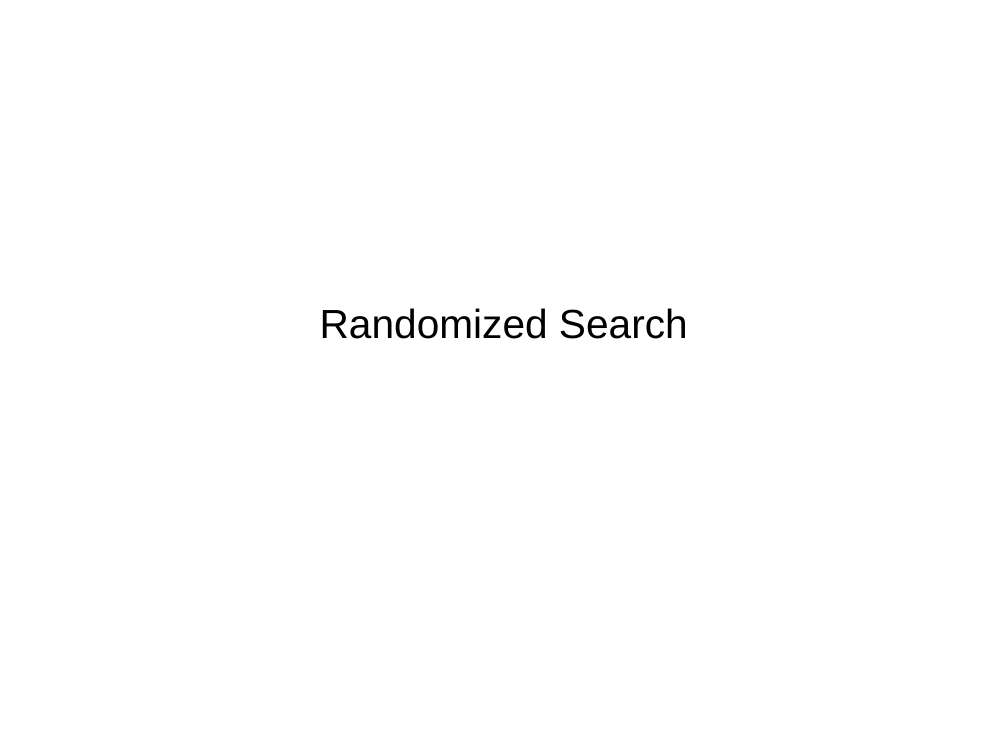
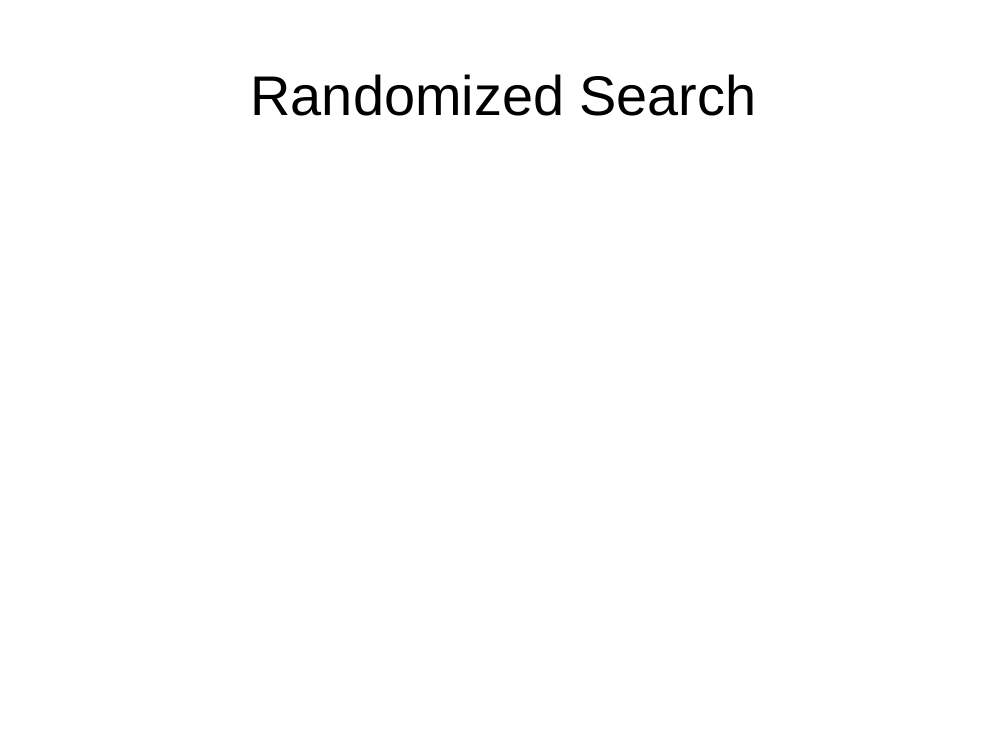
Before and after one commit to amueller/talks_odt, a slide deck: slide 16 of automating_machine_learning_scipy2016.odp (slide 14 before the commit). Drawn at 1008x756 pixels with LibreOffice and Linux fonts; fonts in the diff are those of the drawing. Boxes give left, top, right and bottom in pixels: in the first picture for what was removed or moved away, otherwise in the second. Text is boxed around its words. In the diff, an @@ line names an element or a change of style, - is before the commit and + after.

```diff
--- a/automating_machine_learning_scipy2016.odp
+++ b/automating_machine_learning_scipy2016.odp
@@ title "Randomized Search" at <box>251,74,757,116</box>: size 32 to 44 pt @@
```
Also in this commit, not shown: 5 other slides changed, 3 slides added.
